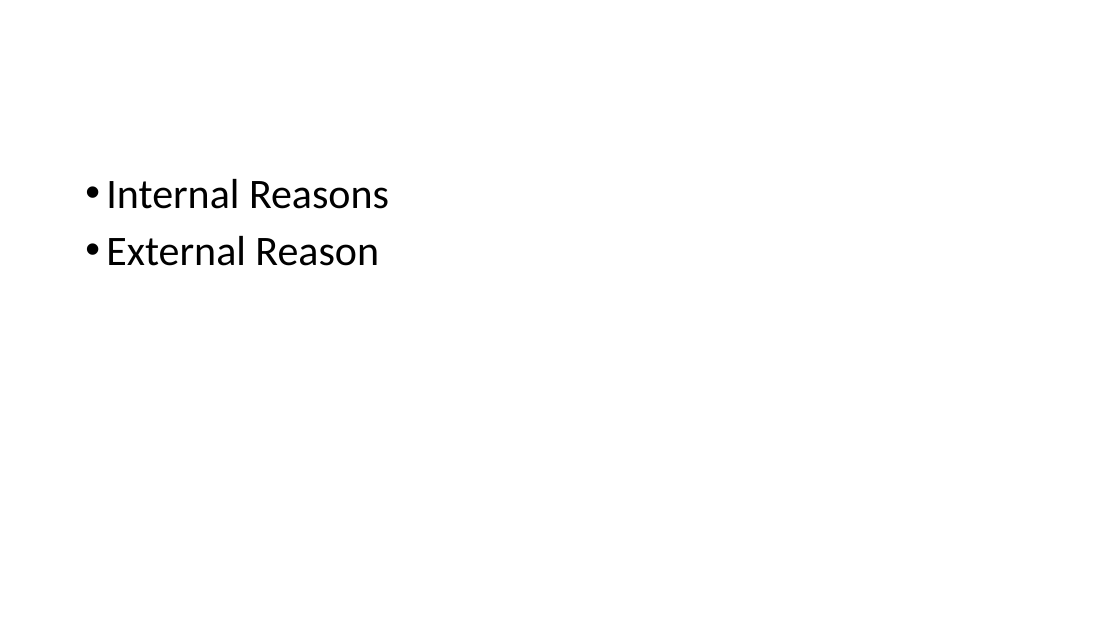
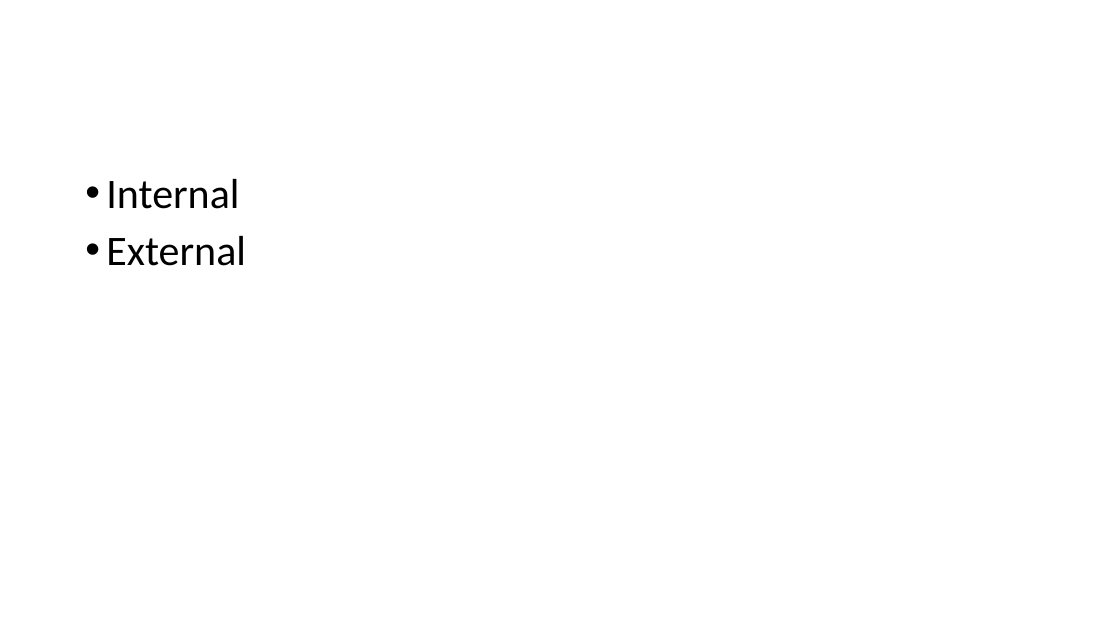
Before and after one commit to ryancheley/dcus-2024, a slide deck: slide 35 of Presentation.pptx (slide 34 before the commit). Drawn at 1120x630 pixels with LibreOffice and Linux fonts; fonts in the diff are those of the drawing. Boxes give left, top, right and bottom in pixels: in the first picture for what was removed or moved away, otherwise in the second. Text is boxed around its words. In the diff, an @@ line names an element or a change of style, - is before the commit and + after.

```diff
--- a/Presentation.pptx
+++ b/Presentation.pptx
@@ text at (106,179,246,266): text changed @@
-• Internal Reasons
-• External Reason
+• Internal
+• External
```
Also in this commit, not shown: 14 other slides changed, 6 slides added, 9 slides removed.
